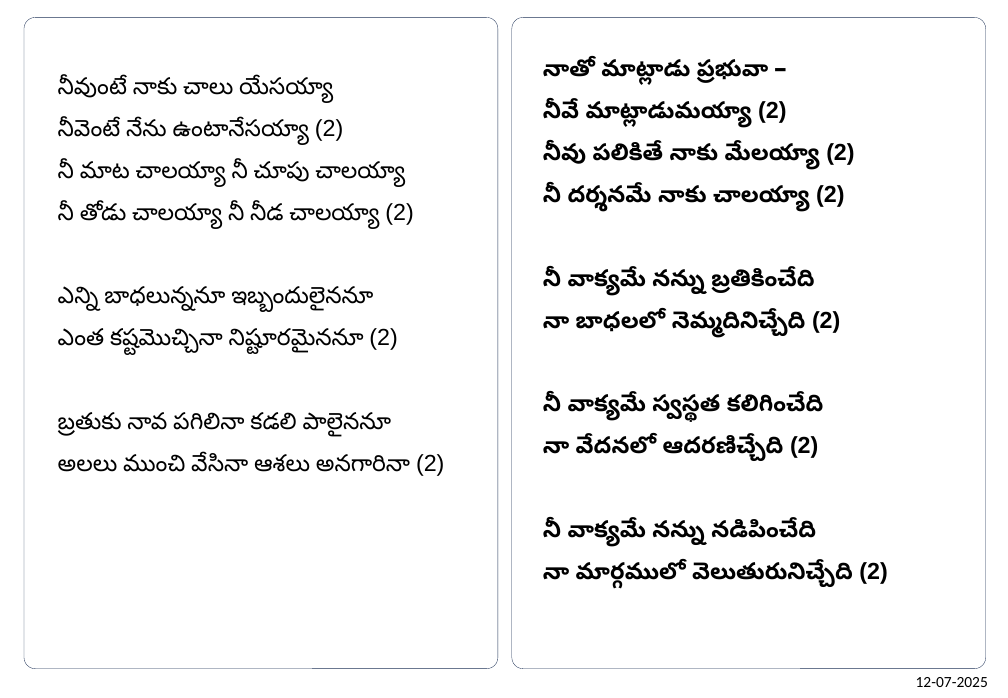
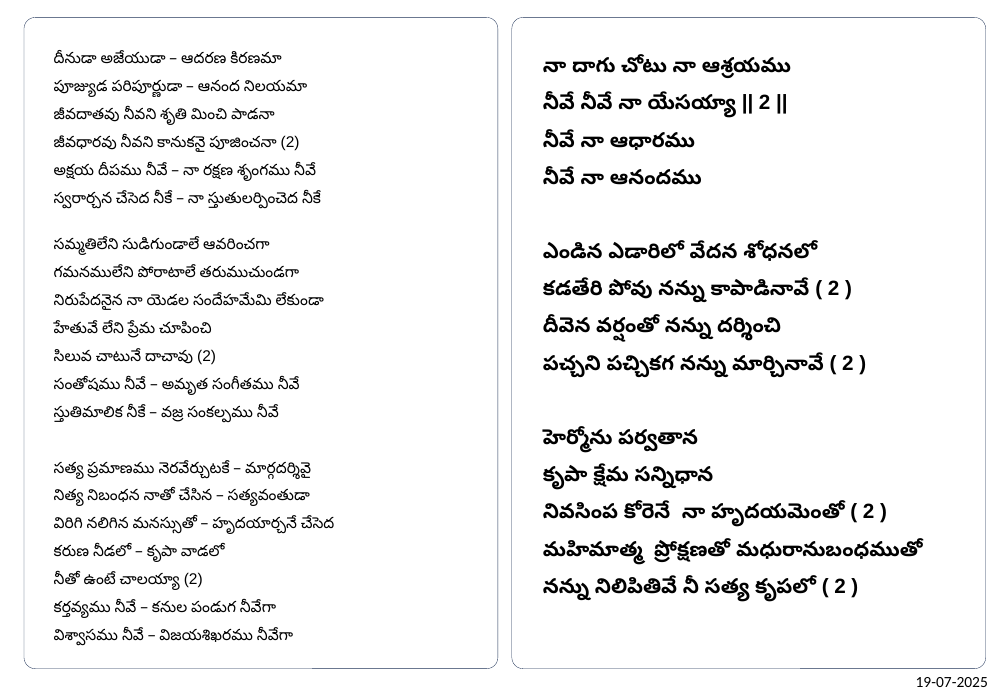
Before and after one commit to venu-webdev/songsDb, a slide deck: slide 2 of songsTemplate.pptx. Drawn at 1008x698 pixels with LibreOffice and Linux fonts; fonts in the diff are those of the drawing. Boxes give left, top, right and bottom in pixels: in the first picture for what was removed or moved away, otherwise in the second. Text is boxed around its words. In the diff, an @@ line names an element or a change of style, - is before the commit and + after.

```diff
--- a/songsTemplate.pptx
+++ b/songsTemplate.pptx
@@ text at (54, 52, 335, 646): text changed; size 18 to 12 pt @@
-నీవుంటే నాకు చాలు యేసయ్యా
-నీవెంటే నేను ఉంటానేసయ్యా (2)
-నీ మాట చాలయ్యా నీ చూపు చాలయ్యా
-నీ తోడు చాలయ్యా నీ నీడ చాలయ్యా (2)
-ఎన్ని బాధలున్ననూ ఇబ్బందులైననూ
-ఎంత కష్టమొచ్చినా నిష్టూరమైననూ (2)
-బ్రతుకు నావ పగిలినా కడలి పాలైననూ
-అలలు ముంచి వేసినా ఆశలు అనగారినా (2)
+దీనుడా అజేయుడా – ఆదరణ కిరణమా
+పూజ్యుడ పరిపూర్ణుడా – ఆనంద నిలయమా
+జీవదాతవు నీవని శృతి మించి పాడనా
+జీవధారవు నీవని కానుకనై పూజించనా (2)
+అక్షయ దీపము నీవే – నా రక్షణ శృంగము నీవే
+స్వరార్చన చేసెద నీకే – నా స్తుతులర్పించెద నీకే
+సమ్మతిలేని సుడిగుండాలే ఆవరించగా
+గమనములేని పోరాటాలే తరుముచుండగా
+నిరుపేదనైన నా యెడల సందేహమేమి లేకుండా
+హేతువే లేని ప్రేమ చూపించి
+సిలువ చాటునే దాచావు (2)
+సంతోషము నీవే – అమృత సంగీతము నీవే
+స్తుతిమాలిక నీకే – వజ్ర సంకల్పము నీవే
+సత్య ప్రమాణము నెరవేర్చుటకే – మార్గదర్శివై
+నిత్య నిబంధన నాతో చేసిన – సత్యవంతుడా
+విరిగి నలిగిన మనస్సుతో – హృదయార్చనే చేసెద
+కరుణ నీడలో – కృపా వాడలో
+నీతో ఉంటే చాలయ్యా (2)
+కర్తవ్యము నీవే – కనుల పండుగ నీవేగా
+విశ్వాసము నీవే – విజయశిఖరము నీవేగా
@@ text at (543, 57, 923, 602): text changed; size 18 to 16 pt @@
-నాతో మాట్లాడు ప్రభువా –
-నీవే మాట్లాడుమయ్యా (2)
-నీవు పలికితే నాకు మేలయ్యా (2)
-నీ దర్శనమే నాకు చాలయ్యా (2)
-నీ వాక్యమే నన్ను బ్రతికించేది
-నా బాధలలో నెమ్మదినిచ్చేది (2)
-నీ వాక్యమే స్వస్థత కలిగించేది
-నా వేదనలో ఆదరణిచ్చేది (2)
-నీ వాక్యమే నన్ను నడిపించేది
-నా మార్గములో వెలుతురునిచ్చేది (2)
+నా దాగు చోటు నా ఆశ్రయము
+నీవే నీవే నా యేసయ్యా || 2 ||
+నీవే నా ఆధారము
+నీవే నా ఆనందము
+ఎండిన ఎడారిలో వేదన శోధనలో
+కడతేరి పోవు నన్ను కాపాడినావే ( 2 )
+దీవెన వర్షంతో నన్ను దర్శించి
+పచ్చని పచ్చికగ నన్ను మార్చినావే ( 2 )
+హెర్మోను పర్వతాన
+కృపా క్షేమ సన్నిధాన
+నివసింప కోరెనే నా హృదయమెంతో ( 2 )
+మహిమాత్మ ప్రోక్షణతో మధురానుబంధముతో
+నన్ను నిలిపితివే నీ సత్య కృపలో ( 2 )
@@ text at (916, 677, 988, 687): text changed @@
-12-07-2025
+19-07-2025
```
Also in this commit, not shown: 1 other slide changed, 5 other files.
